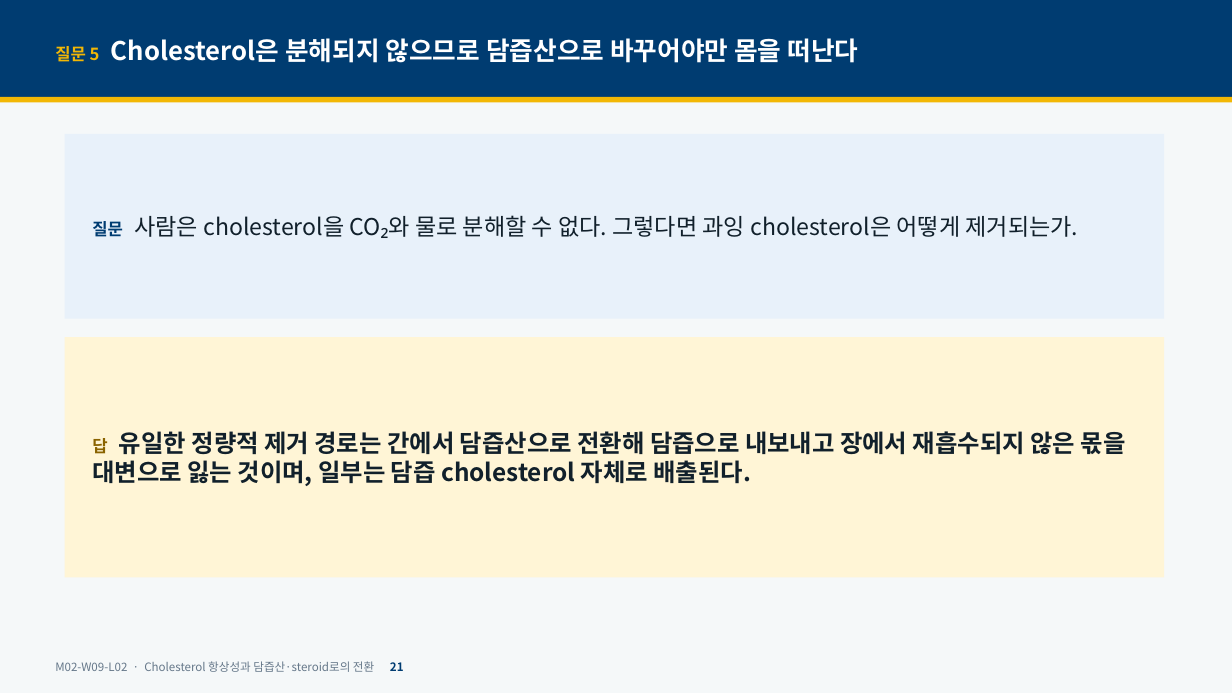
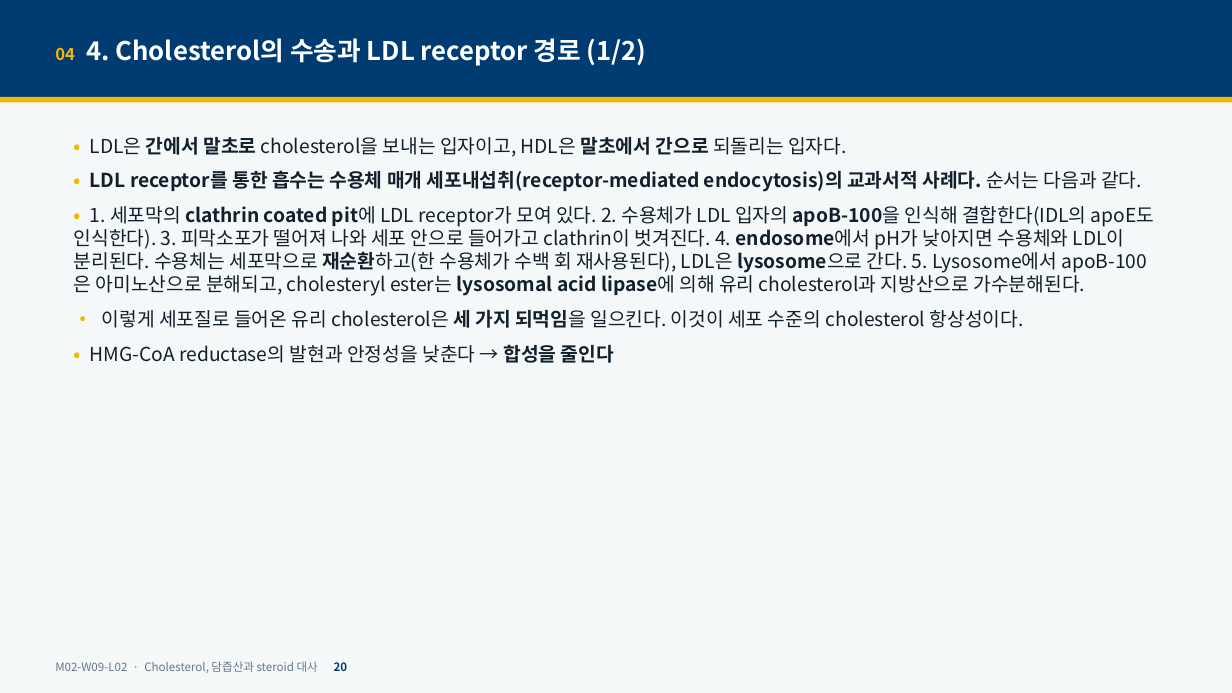
Before and after one commit to hoperiasd2/hoperiasd2.github.io, a slide deck: slide 20 of curriculum/M02/W09/L02/slides.pptx (slide 21 before the commit). Drawn at 1232x693 pixels with LibreOffice and Linux fonts; fonts in the diff are those of the drawing. Boxes give left, top, right and bottom in pixels: in the first picture for what was removed or moved away, otherwise in the second. Text is boxed around its words. In the diff, an @@ line names an element or a change of style, - is before the commit and + after.

```diff
--- a/curriculum/M02/W09/L02/slides.pptx
+++ b/curriculum/M02/W09/L02/slides.pptx
@@ text at (55, 38, 647, 66): text changed @@
-질문 5 Cholesterol은 분해되지 않으므로 담즙산으로 바꾸어야만 몸을 떠난다
+04 4. Cholesterol의 수송과 LDL receptor 경로 (1/2)
@@ rectangle removed at (65, 134, 1165, 319) @@
-질문 사람은 cholesterol을 CO₂와 물로 분해할 수 없다. 그렇다면 과잉 cholesterol은 어떻게 제거되는가.
@@ text added at (74, 137, 1154, 363), 15 pt, text #11202B @@
+• LDL은 간에서 말초로 cholesterol을 보내는 입자이고, HDL은 말초에서 간으로 되돌리는 입자다.
+• LDL receptor를 통한 흡수는 수용체 매개 세포내섭취(receptor-mediated endocytosis)의 교과서적 사례다. 순서는 다음과 같다.
+• 1. 세포막의 clathrin coated pit에 LDL receptor가 모여 있다. 2. 수용체가 LDL 입자의 apoB-100을 인식해 결합한다(IDL의 apoE도 인식한다). 3. 피막소포가 떨어져 나와 세포 안으로 들어가고 clathrin이 벗겨진다. 4. endosome에서 pH가 낮아지면 수용체와 LDL이 분리된다. 수용체는 세포막으로 재순환하고(한 수용체가 수백 회 재사용된다), LDL은 lysosome으로 간다. 5. Lysosome에서 apoB-100은 아미노산으로 분해되고, cholesteryl ester는 lysosomal acid lipase에 의해 유리 cholesterol과 지방산으로 가수분해된다.
+• 이렇게 세포질로 들어온 유리 cholesterol은 세 가지 되먹임을 일으킨다. 이것이 세포 수준의 cholesterol 항상성이다.
+• HMG-CoA reductase의 발현과 안정성을 낮춘다 → 합성을 줄인다
@@ rectangle removed at (65, 337, 1165, 578) @@
-답 유일한 정량적 제거 경로는 간에서 담즙산으로 전환해 담즙으로 내보내고 장에서 재흡수되지 않은 몫을 대변으로 잃는 것이며, 일부는 담즙 cholesterol 자체로 배출된다.
@@ text at (55, 661, 348, 673): text changed @@
-M02-W09-L02 · Cholesterol 항상성과 담즙산·steroid로의 전환 21
+M02-W09-L02 · Cholesterol, 담즙산과 steroid 대사 20
```
Also in this commit, not shown: 32 other slides changed, 11 slides added, 10 slides removed, 10 other files.
